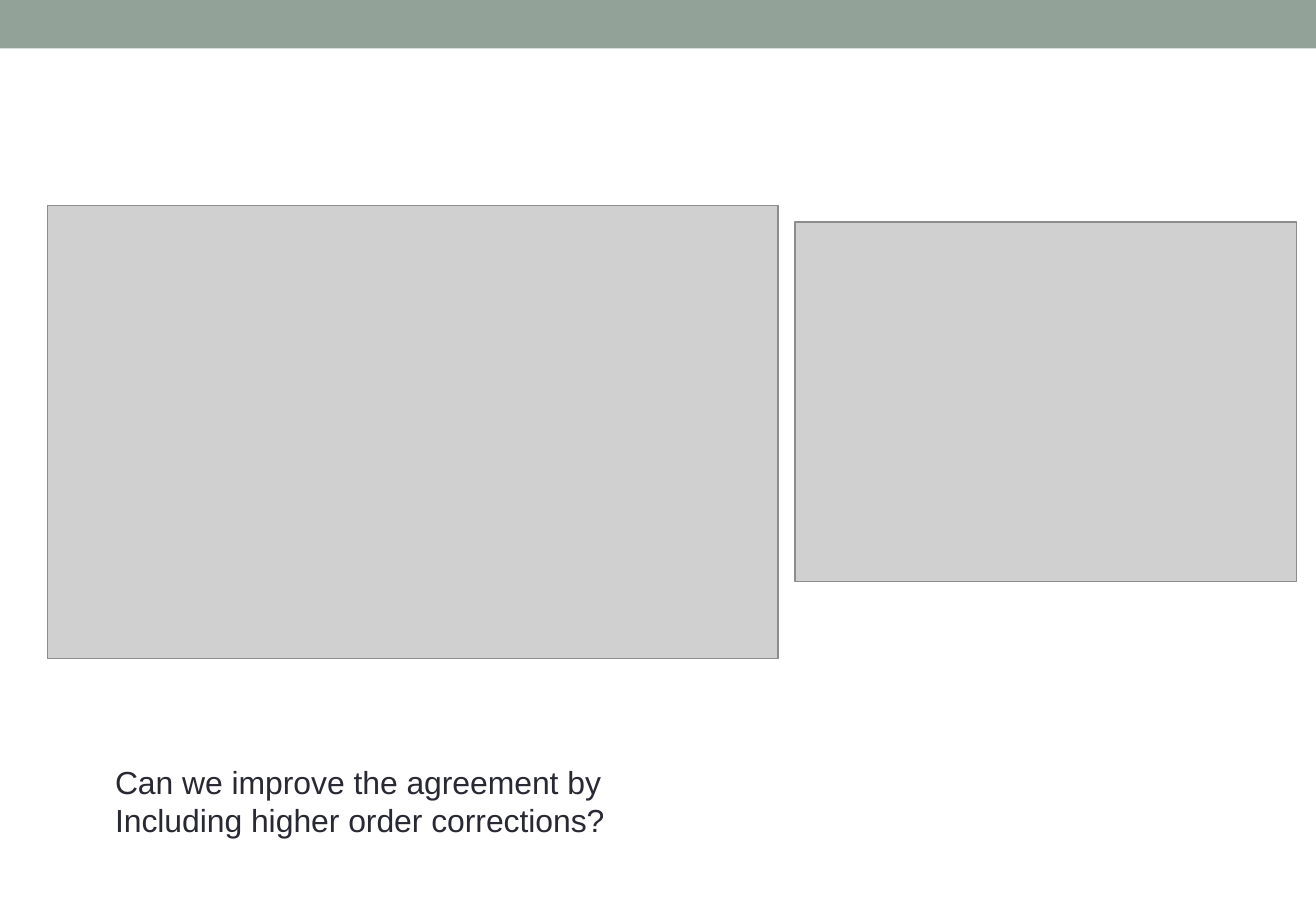
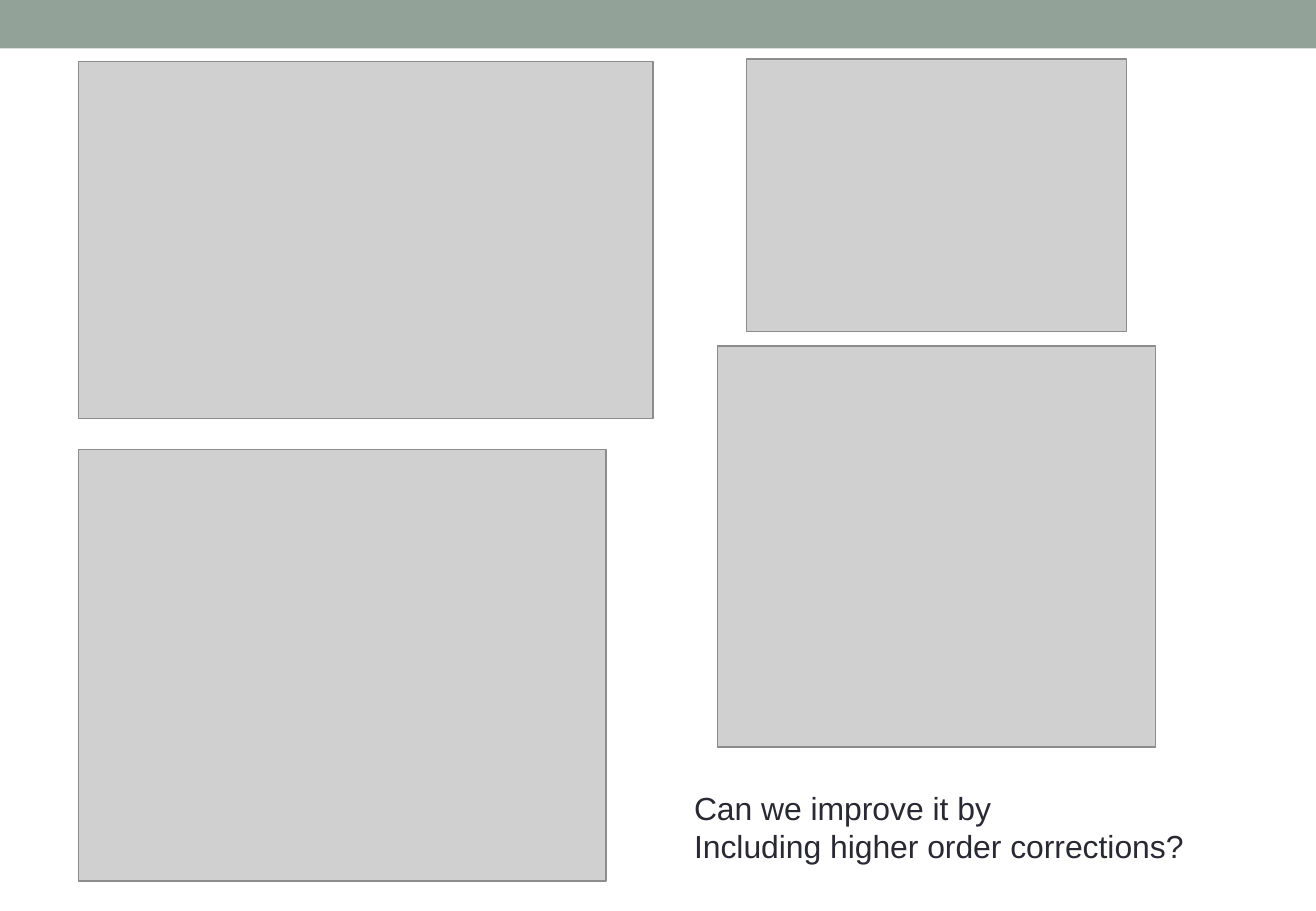
Before and after one commit to alphacentaury-github/NPSS2020, a slide deck: slide 10 of 20230419_KPS_송영호.pptx. Drawn at 1316x911 pixels with LibreOffice and Linux fonts; fonts in the diff are those of the drawing; grey boxes stand for pictures. Boxes give left, top, right and bottom in pixels: in the first picture for what was removed or moved away, otherwise in the second. Text is boxed around its words. In the diff, an @@ line names an element or a change of style, - is before the commit and + after.

```diff
--- a/20230419_KPS_송영호.pptx
+++ b/20230419_KPS_송영호.pptx
@@ picture: place and size @@
-picture at box(47, 205, 778, 659)
+picture at box(79, 62, 654, 419)
@@ picture: place and size @@
-picture at box(796, 222, 1298, 582)
+picture at box(747, 60, 1128, 332)
@@ picture added at box(718, 346, 1157, 747) @@
@@ picture added at box(79, 450, 606, 881) @@
@@ text "Can we improve it by": place and size @@
-text "Can we improve it by" at box(115, 771, 604, 839)
+text "Can we improve it by" at box(694, 797, 1183, 865)
@@ text at box(694, 797, 991, 826): text changed @@
-Can we improve the agreement by
+Can we improve it by
```
Also in this commit, not shown: 1 other slide changed, 1 slide added, 1 slide removed, 1 other file.
